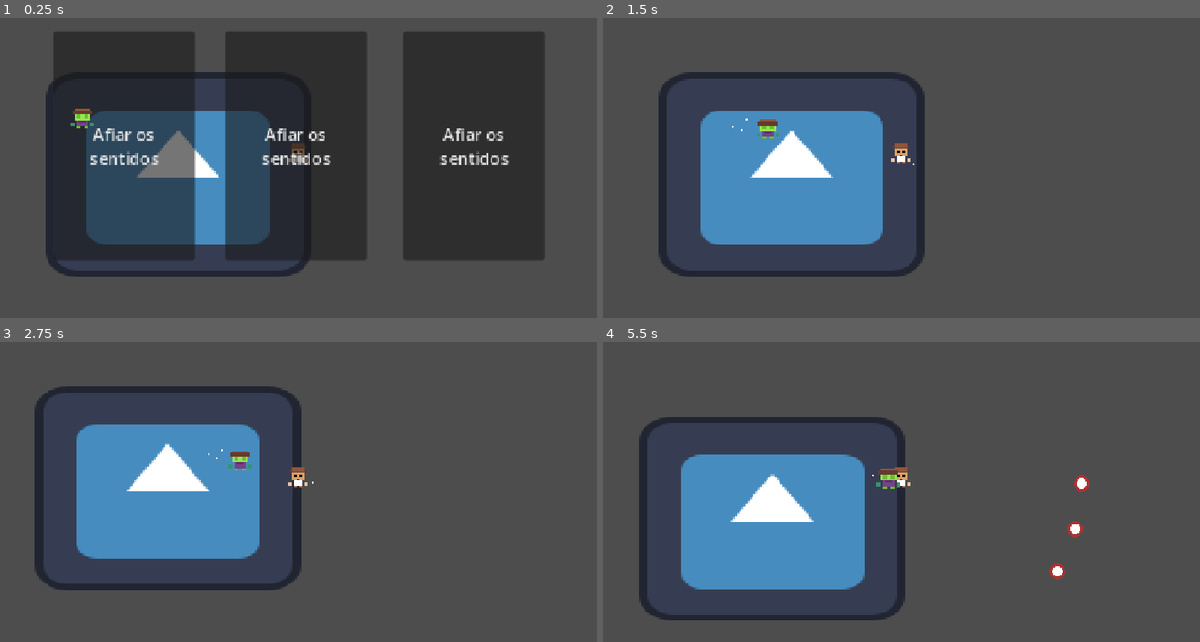
Above: before the commit, frames 1-4 (two rows, left to right).
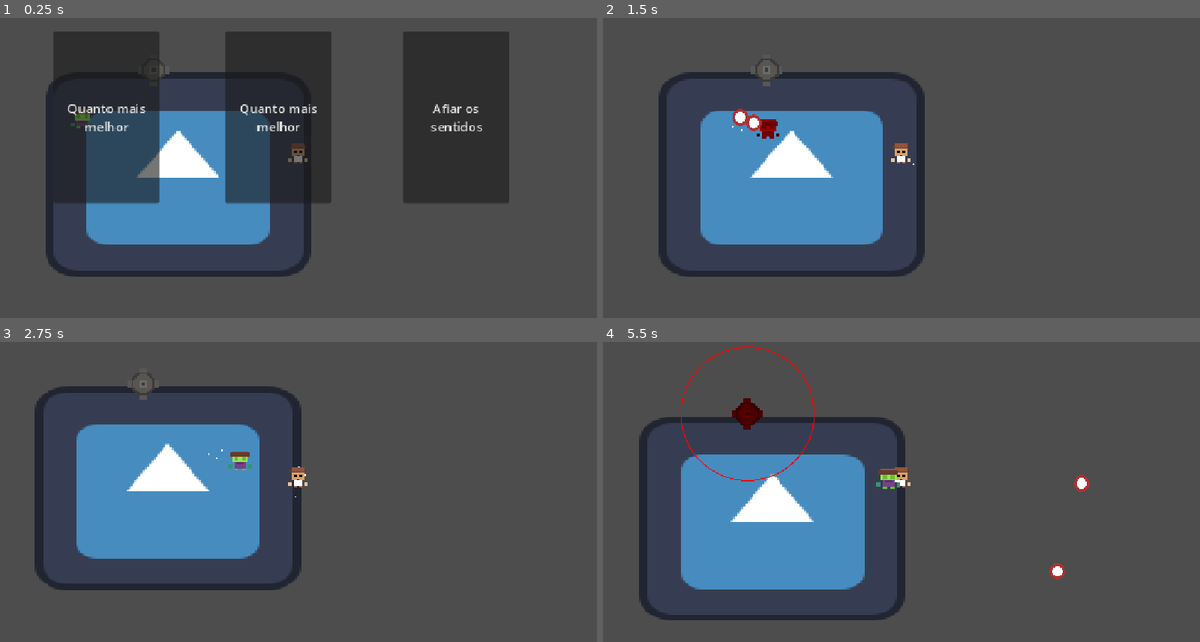
Above: after the commit, the same moments.

Repository: MaAraujooliveira/fusion-project
Game: Godot game, scene res://Tests.tscn
The game is run twice, just before and just after one commit, with the same random seed, the same clock (stepped at 60 frames per second) and the same inputs. The engine's default icon, where the game draws it, is replaced by a stand-in: a white triangle on a blue panel in a dark square.
Inputs (mouse positions are in pixels of both pictures, inside the frame that each line leads up to):
- Up to frame 1 (0.25 s): no input
- Up to frame 2 (1.5 s): click "Afiar os sentidos" (after the commit: "Quanto mais melhor") at 0.5 s; move the mouse to (1032, 132) at 1.27 s; tap A (A) at 1.35 s
- Up to frame 3 (2.75 s): tap D (D) at 1.55, 2.1 s; move the mouse to (179, 489) at 2.02 s; tap S (S) at 2.3 s
- Up to frame 4 (5.5 s): move the mouse to (961, 399) at 2.77 s; tap S (S) at 2.85 s; tap W (W) at 3.05, 3.6 s; move the mouse to (871, 540) at 3.52 s; click (871, 540) at 3.8 s; move the mouse to (1080, 525) at 4.27 s; press the mouse at (1080, 525) at 4.28 s; tap A (A) at 4.55, 5.1 s; move the mouse to (722, 423) at 5.02 s; release the mouse at (722, 423) at 5.03 s; tap D (D) at 5.3 s

The runs differ from the first frame. In frame 1, 25% of the frame differs, in the area x 8-92%, y 4-81%; in frame 2, 0.5%; in frame 3, 0.1%; in frame 4, 0.7%.

Commit message:
balas + toretas + melhorar_buff

Diff:
--- a/fusionproject/Enemys/Zombie/Zombie.tscn
+++ b/fusionproject/Enemys/Zombie/Zombie.tscn
@@ -23,7 +23,8 @@
 enemy = NodePath("..")
 walk_par = NodePath("../CPUParticles2D2")
 
-[node name="EnemyStats" parent="." unique_id=1969344054 node_paths=PackedStringArray("enemy") instance=ExtResource("3_shyxk")]
+[node name="EnemyStats" parent="." unique_id=1969344054 node_paths=PackedStringArray("enemy", "enemy_sprite") instance=ExtResource("3_shyxk")]
 enemy = NodePath("..")
+enemy_sprite = NodePath("../Sprite2D")
 
 [node name="CPUParticles2D2" parent="." unique_id=1151170088 instance=ExtResource("4_e5qiq")]
--- a/fusionproject/Enemys/stats/stats.gd
+++ b/fusionproject/Enemys/stats/stats.gd
@@ -2,11 +2,18 @@
 class_name EnemyStats
 
 @export var enemy : CharacterBody2D
+@export var enemy_sprite : Sprite2D
 @export var hp := 10
 @export var speed := 300
 @export var damage := 1
 
 func take_damage(amount):
 	hp -= amount
+	await piscar(Color.RED,0.25)
 	if hp <= 0:
 		enemy.queue_free()
+
+func piscar(color,time):
+	enemy_sprite.modulate = color
+	await get_tree().create_timer(time).timeout
+	enemy_sprite.modulate = Color.WHITE
--- a/fusionproject/Powerups/BuffManager/BuffManager.gd
+++ b/fusionproject/Powerups/BuffManager/BuffManager.gd
@@ -2,6 +2,7 @@
 
 @export var buffs = [
 	preload("res://Powerups/Powers/Recourses/Damage/damage.tres"),
+	preload("res://Powerups/Powers/Recourses/BulletQtd/bullet_qtd.tres"),
 ]
 
 func pick_random_buff(qtd: int) -> Array:
--- /dev/null
+++ b/fusionproject/Powerups/Powers/Bullet_qtd/bullet_qtd.gd
@@ -0,0 +1,4 @@
+extends BasePower
+
+func aplicar(player,player_stats:PlayerStats):
+	player_stats.bullets_qtd += buff
--- /dev/null
+++ b/fusionproject/Powerups/Powers/Recourses/BulletQtd/bullet_qtd.tres
@@ -0,0 +1,9 @@
+[gd_resource type="Resource" format=3 uid="uid://0156xv4iqslk"]
+
+[ext_resource type="Script" uid="uid://c6ak2inf3hqcx" path="res://Powerups/Powers/Bullet_qtd/bullet_qtd.gd" id="1_gl4sh"]
+
+[resource]
+script = ExtResource("1_gl4sh")
+Name = "Quanto mais melhor"
+buff = 1.0
+description = "Aumentar a quantidde de tiros é sempre bom"
--- a/fusionproject/Powerups/control.gd
+++ b/fusionproject/Powerups/control.gd
@@ -26,7 +26,14 @@
 			button.pressed.disconnect(c.callable)
 
 		button.pressed.connect(func(): aplicar_buff(buff))
+		button.mouse_entered.connect(func(): show_buff_description(buff))
+		button.mouse_exited.connect(func(): show_buff_description(buff))
 
+func show_buff_description(buff):
+	$Label.text = buff["description"]
+
+func hide_description():
+	$Label.text = ""
 
 func aplicar_buff(buff):
 	buff.aplicar(player, player_stats)
--- a/fusionproject/Powerups/control.tscn
+++ b/fusionproject/Powerups/control.tscn
@@ -3,6 +3,7 @@
 [ext_resource type="Script" uid="uid://bjxl7k2tk3884" path="res://Powerups/control.gd" id="1_r2oxj"]
 
 [node name="Control" type="Control" unique_id=369149832]
+z_index = 3
 layout_mode = 3
 anchors_preset = 0
 offset_left = 3.0
@@ -12,33 +13,49 @@
 
 [node name="Button" type="Button" parent="." unique_id=1846765825 groups=["powerupbutton"]]
 process_mode = 3
+z_index = 3
 layout_mode = 0
 offset_left = 88.0
 offset_top = -487.0
 offset_right = 224.0
 offset_bottom = -267.0
-scale = Vector2(4, 4)
+scale = Vector2(3, 3)
 text = "Power2"
 autowrap_mode = 3
 
 [node name="Button2" type="Button" parent="." unique_id=1007911489 groups=["powerupbutton"]]
 process_mode = 3
+z_index = 3
 layout_mode = 0
 offset_left = -572.0
 offset_top = -487.0
 offset_right = -436.0
 offset_bottom = -267.0
-scale = Vector2(4, 4)
+scale = Vector2(3, 3)
 text = "Power1"
 autowrap_mode = 3
 
 [node name="Button3" type="Button" parent="." unique_id=2004810777 groups=["powerupbutton"]]
 process_mode = 3
+z_index = 3
 layout_mode = 0
 offset_left = 772.0
 offset_top = -487.0
 offset_right = 908.0
 offset_bottom = -267.0
-scale = Vector2(4, 4)
+scale = Vector2(3, 3)
 text = "Power3"
 autowrap_mode = 3
+
+[node name="Label" type="Label" parent="." unique_id=683709436]
+process_mode = 3
+z_index = 3
+layout_mode = 0
+offset_left = -572.0
+offset_top = 251.0
+offset_right = 1155.0
+offset_bottom = 551.0
+theme_override_colors/font_color = Color(0, 0, 0, 1)
+theme_override_font_sizes/font_size = 75
+horizontal_alignment = 1
+vertical_alignment = 1
--- a/fusionproject/Tests.tscn
+++ b/fusionproject/Tests.tscn
@@ -3,6 +3,7 @@
 [ext_resource type="Texture2D" uid="uid://ckdclc3uh0jin" path="res://icon.svg" id="1_3y7as"]
 [ext_resource type="PackedScene" uid="uid://ivjq82cpujvb" path="res://player/Player.tscn" id="2_yh4gp"]
 [ext_resource type="PackedScene" uid="uid://cf4w6qciqplv1" path="res://Enemys/Zombie/Zombie.tscn" id="3_yh4gp"]
+[ext_resource type="PackedScene" uid="uid://c1gy802n2pqsr" path="res://Torretas/Canhao/Canhao.tscn" id="4_nxocu"]
 
 [node name="Node" type="Node" unique_id=1475491321]
 
@@ -15,3 +16,6 @@
 position = Vector2(832, 125)
 
 [node name="Zombie" parent="." unique_id=1260457694 instance=ExtResource("3_yh4gp")]
+
+[node name="Canhao" parent="." unique_id=1245487388 instance=ExtResource("4_nxocu")]
+position = Vector2(281, -179)
--- /dev/null
+++ b/fusionproject/Torretas/Canhao/Canhao.tscn
@@ -0,0 +1,51 @@
+[gd_scene format=3 uid="uid://c1gy802n2pqsr"]
+
+[ext_resource type="Script" uid="uid://c6iw57ngrv0qe" path="res://Torretas/Canhao/canhao.gd" id="1_8ybl1"]
+[ext_resource type="PackedScene" uid="uid://c8h2kkugrdmj" path="res://Torretas/GetEnemy/get_enemy_dist.tscn" id="1_df650"]
+[ext_resource type="PackedScene" uid="uid://pnrjc3smk5ma" path="res://Torretas/TurretStats/turret_stats.tscn" id="2_owwf6"]
+[ext_resource type="PackedScene" uid="uid://hngpkj884g2g" path="res://Torretas/TurretAttacks/TurretAttack.tscn" id="3_owwf6"]
+[ext_resource type="Texture2D" uid="uid://bqpsryp366qgv" path="res://Torretas/Canhao/canhao.png" id="5_1u5jn"]
+[ext_resource type="PackedScene" uid="uid://d37xjxu4qg5nd" path="res://Bala/bala.tscn" id="5_gcbsp"]
+
+[sub_resource type="CircleShape2D" id="CircleShape2D_gcbsp"]
+radius = 125.035995
+
+[sub_resource type="CircleShape2D" id="CircleShape2D_sv21v"]
+radius = 55.0
+
+[node name="Canhao" type="Node2D" unique_id=1245487388 node_paths=PackedStringArray("stats", "distance", "weakpons")]
+script = ExtResource("1_8ybl1")
+stats = NodePath("TurretStats")
+distance = NodePath("GetEnemyDist2")
+weakpons = NodePath("TurretAttack")
+
+[node name="GetEnemyDist2" parent="." unique_id=1757186048 node_paths=PackedStringArray("turret", "turret_stats") instance=ExtResource("1_df650")]
+turret = NodePath("..")
+turret_stats = NodePath("../TurretStats")
+
+[node name="TurretStats" parent="." unique_id=1815134278 instance=ExtResource("2_owwf6")]
+speed = 1250.0
+damage = 2.0
+range = 256.0
+
+[node name="TurretAttack" parent="." unique_id=1113034071 node_paths=PackedStringArray("turret", "stats") instance=ExtResource("3_owwf6")]
+bala_scene = ExtResource("5_gcbsp")
+turret = NodePath(".")
+stats = NodePath("../TurretStats")
+
+[node name="Sprite2D" type="Sprite2D" parent="." unique_id=2089206671]
+scale = Vector2(7.5, 7.5)
+texture = ExtResource("5_1u5jn")
+
+[node name="Area2D" type="Area2D" parent="." unique_id=379165192]
+
+[node name="CollisionShape2D" type="CollisionShape2D" parent="Area2D" unique_id=1753751773]
+shape = SubResource("CircleShape2D_gcbsp")
+
+[node name="StaticBody2D" type="StaticBody2D" parent="." unique_id=430024945]
+
+[node name="CollisionShape2D" type="CollisionShape2D" parent="StaticBody2D" unique_id=1378588437]
+shape = SubResource("CircleShape2D_sv21v")
+
+[connection signal="mouse_entered" from="Area2D" to="." method="_on_area_2d_mouse_entered"]
+[connection signal="mouse_exited" from="Area2D" to="." method="_on_area_2d_mouse_exited"]
--- /dev/null
+++ b/fusionproject/Torretas/Canhao/canhao.gd
@@ -0,0 +1,39 @@
+extends Node2D
+
+@export var stats : TurretStats
+@export var distance : EnemyFinder
+@export var weakpons : WeakponsTurret
+
+var on_mouse := false
+func _process(delta: float) -> void:
+	if on_mouse:
+		queue_redraw()
+	weakpons.timer_arma += delta
+	if weakpons.timer_arma >= weakpons.cooldown:
+		var target = distance.find_target()
+		if target:
+			var final_dir = (target.global_position - global_position).normalized()
+			weakpons.atirar(final_dir, 3)
+
+func _draw():
+	if not on_mouse:
+		return
+
+	draw_arc(
+		Vector2.ZERO,
+		stats.range,
+		0,
+		TAU,
+		512,
+		Color.RED,
+		4
+	)
+
+func _on_area_2d_mouse_entered() -> void:
+	on_mouse = true
+	$Sprite2D.modulate = Color(0.863, 0.0, 0.0, 1.0)
+
+func _on_area_2d_mouse_exited() -> void:
+	on_mouse = false
+	$Sprite2D.modulate = Color(1.0, 1.0, 1.0, 1.0)
+	queue_redraw()
--- /dev/null
+++ b/fusionproject/Torretas/GetEnemy/get_enemy.gd
@@ -0,0 +1,19 @@
+extends Node
+class_name EnemyFinder
+
+@export var turret : Node2D
+@export var turret_stats : TurretStats
+
+func find_target() -> Node2D:
+	var enemys = get_tree().get_nodes_in_group("Enemy")
+	var closest : Node2D = null
+	var closest_distance := INF
+
+	for enemy in enemys:
+		var dist = turret.global_position.distance_to(enemy.global_position)
+
+		if dist <= turret_stats.range and dist < closest_distance:
+			closest_distance = dist
+			closest = enemy
+
+	return closest
--- /dev/null
+++ b/fusionproject/Torretas/GetEnemy/get_enemy_dist.tscn
@@ -0,0 +1,6 @@
+[gd_scene format=3 uid="uid://c8h2kkugrdmj"]
+
+[ext_resource type="Script" uid="uid://bfscxpkp7mht4" path="res://Torretas/GetEnemy/get_enemy.gd" id="1_qm43i"]
+
+[node name="GetEnemyDist" type="Node" unique_id=1757186048]
+script = ExtResource("1_qm43i")
--- /dev/null
+++ b/fusionproject/Torretas/TurretAttacks/TurretAttack.tscn
@@ -0,0 +1,6 @@
+[gd_scene format=3 uid="uid://hngpkj884g2g"]
+
+[ext_resource type="Script" uid="uid://dv3w064t1eqt" path="res://Torretas/TurretAttacks/TurretAttacks.gd" id="1_gykai"]
+
+[node name="TurretAttack" type="Node2D" unique_id=1113034071]
+script = ExtResource("1_gykai")
--- /dev/null
+++ b/fusionproject/Torretas/TurretAttacks/TurretAttacks.gd
@@ -0,0 +1,41 @@
+extends Node2D
+
+class_name WeakponsTurret
+
+@export var bala_scene : PackedScene
+@export var turret : Node2D
+@export var stats : TurretStats
+
+var timer_arma := 0.0
+@export var cooldown := 1.5
+
+func _process(delta):
+	timer_arma += delta
+
+
+func atirar(dir: Vector2, qtd: int):
+	if timer_arma < cooldown:
+		return
+
+	timer_arma = 0
+
+	var spread_total = 30.0 # graus
+
+	for i in range(qtd):
+		if not bala_scene:
+			return
+
+		var bala = bala_scene.instantiate()
+
+		# calcula spread distribuído
+		var t = 0.0
+		if qtd > 1:
+			t = float(i) / float(qtd - 1) # vai de 0 a 1
+
+		var angle_offset = deg_to_rad(-spread_total/2 + spread_total * t)
+		var new_dir = dir.rotated(angle_offset)
+
+		bala.global_position = global_position
+		bala.iniciar(stats.speed, stats.damage, new_dir,"BalaPlayer","Enemy")
+
+		get_tree().current_scene.add_child(bala)
--- /dev/null
+++ b/fusionproject/Torretas/TurretStats/turret_stats.gd
@@ -0,0 +1,6 @@
+extends Node
+class_name TurretStats
+
+@export var speed : float
+@export var damage : float
+@export var range : float
--- /dev/null
+++ b/fusionproject/Torretas/TurretStats/turret_stats.tscn
@@ -0,0 +1,6 @@
+[gd_scene format=3 uid="uid://pnrjc3smk5ma"]
+
+[ext_resource type="Script" uid="uid://caiiydmqlq7qe" path="res://Torretas/TurretStats/turret_stats.gd" id="1_ujm3w"]
+
+[node name="TurretStats" type="Node" unique_id=1815134278]
+script = ExtResource("1_ujm3w")
--- a/fusionproject/player/Player.tscn
+++ b/fusionproject/player/Player.tscn
@@ -30,7 +30,7 @@
 [node name="CPUParticles2D" type="CPUParticles2D" parent="." unique_id=740002375]
 show_behind_parent = true
 position = Vector2(2, 35)
-amount = 5
+amount = 15
 lifetime = 0.72
 direction = Vector2(1, 1)
 spread = 35.0
@@ -47,6 +47,7 @@
 [node name="PlayerStats" parent="." unique_id=520496112 instance=ExtResource("3_wnvi2")]
 
 [node name="Control" parent="." unique_id=369149832 node_paths=PackedStringArray("player", "player_stats") instance=ExtResource("6_aqcbf")]
+visible = false
 offset_left = -364.0
 offset_top = 34.0
 offset_right = -324.0
--- a/fusionproject/player/Stats/stats.gd
+++ b/fusionproject/player/Stats/stats.gd
@@ -5,3 +5,4 @@
 @export var speed := 600.0
 @export var damage := 1.0
 @export var bullet_speed := 750
+@export var bullets_qtd := 1
--- a/fusionproject/player/player.gd
+++ b/fusionproject/player/player.gd
@@ -36,4 +36,4 @@
 	weakpons.timer_arma += delta
 	if Input.is_action_pressed("shoot") and weakpons.timer_arma >= weakpons.cooldown:
 		var final_dir = (get_global_mouse_position() - global_position )
-		weakpons.atirar(final_dir,3)
+		weakpons.atirar(final_dir,stats.bullets_qtd)
Not shown, added: fusionproject/Powerups/Powers/Bullet_qtd/bullet_qtd.gd.uid
Not shown, added: fusionproject/Torretas/Canhao/canhao.gd.uid
Binary file added: fusionproject/Torretas/Canhao/canhao.png
Not shown, added: fusionproject/Torretas/Canhao/canhao.png.import
Not shown, added: fusionproject/Torretas/GetEnemy/get_enemy.gd.uid
Not shown, added: fusionproject/Torretas/TurretAttacks/TurretAttacks.gd.uid
Not shown, added: fusionproject/Torretas/TurretStats/turret_stats.gd.uid
